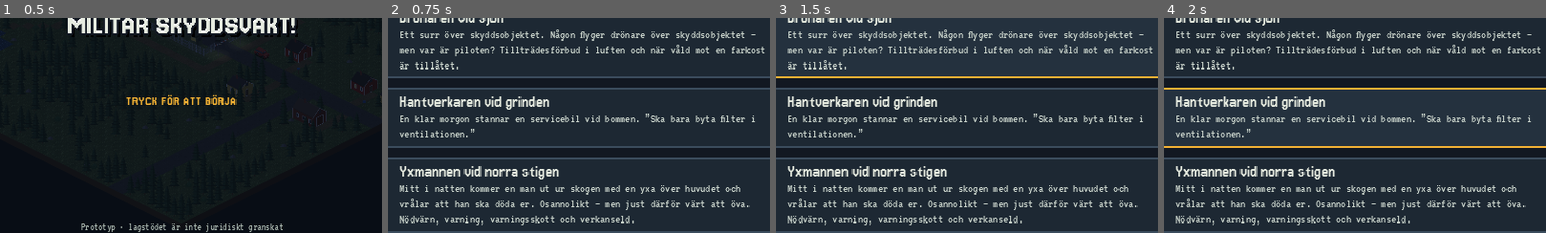
Above: before the commit, frames 1-4 (left to right).
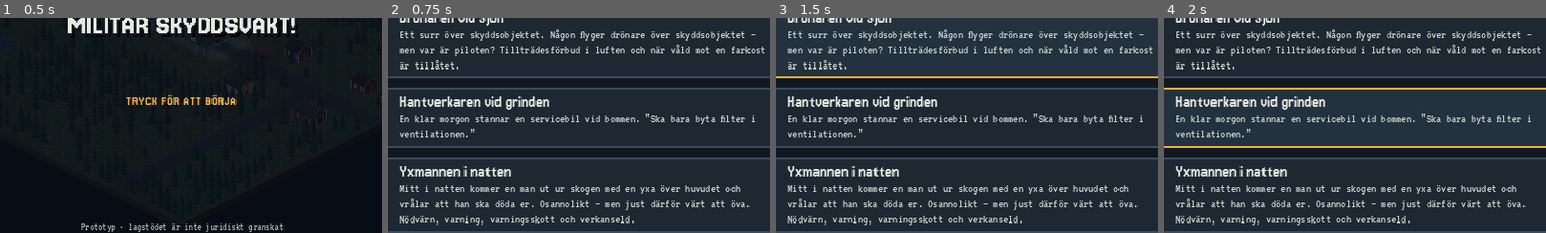
Above: after the commit, the same moments.

Repository: sulaco-hue/skyddsvakt
Game: Godot game, scene res://scenes/main.tscn
Same seed, same stepped clock (60 frames per second), same inputs: the game is played once before the commit and once after it.
Inputs (mouse positions are % of the whole screen's width and height, from its top left):
- Up to frame 1 (0.5 s): no input
- Up to frame 2 (0.75 s): tap Enter at 0.5 s; drag from (50, 50) to (60, 28) at 0.52 s
- Up to frame 3 (1.5 s): tap Space at 1.25 s; drag from (30, 55) to (45, 70) at 1.27 s
- Up to frame 4 (2 s): no input
The pictures show only the part of the screen within x 26-76%, y 48-98%; the shares and areas given below are measured in that part.

Frame 1 is identical in both runs. In frame 2, 0.7% of the frame differs, in the area x 19-45%, y 68-76%; in frame 3, 0.7%; in frame 4, 0.7%.

Commit message:
Yxmannen: fem slumpade startpunkter, reaktion på obefogat varningsskott, stön och blod vid träff; mobil kontaktruta
- Yxmannen kommer från norra stigen, västra stigen, sjöstigen, vägen söderifrån eller österifrån
- Varningsskott när han redan gett upp / ligger: han och tvåan reagerar (bedöms som utan lagstöd)
- Verkanseld: 'UHHH…' och blod i stället för 'KLONK'
- Mobil: litet porträtt från början, åtgärdsknapparna i egen rullbar spalt under porträttet

Co-Authored-By: Claude Opus 5.5 <noreply@anthropic.com>
Claude-Session: https://claude.ai/code/session_01PWrrRnAUGCDbWAToA7Kxse

Diff:
--- a/data/kartor/granasen.json
+++ b/data/kartor/granasen.json
@@ -84,6 +84,26 @@
   "kant_sydvast": [
    0,
    51
+  ],
+  "yx_nord": [
+   20,
+   1
+  ],
+  "yx_vast": [
+   1,
+   19
+  ],
+  "yx_sjo": [
+   13,
+   36
+  ],
+  "yx_syd": [
+   43,
+   50
+  ],
+  "yx_ost": [
+   51,
+   25
   ],
   "stig_nord": [
    21,
--- a/data/scenarier/yxmannen.json
+++ b/data/scenarier/yxmannen.json
@@ -1,6 +1,6 @@
 {
   "id": "yxmannen",
-  "namn": "Yxmannen vid norra stigen",
+  "namn": "Yxmannen i natten",
   "ingress": "Mitt i natten kommer en man ut ur skogen med en yxa över huvudet och vrålar att han ska döda er. Osannolikt – men just därför värt att öva. Nödvärn, varning, varningsskott och verkanseld.",
   "objekt": "Förråd Granåsen",
   "passtid": "01:00–05:00",
@@ -133,6 +133,13 @@
         "skarp",
         "ger_upp"
       ],
+      "startpunkter": [
+        "yx_nord",
+        "yx_vast",
+        "yx_sjo",
+        "yx_syd",
+        "yx_ost"
+      ],
       "fart": 30,
       "omvag_s": 0.8,
       "upptacks_avstand": 18,
@@ -159,8 +166,10 @@
       "svar_varningsskott": {
         "skarp": "JAG ÄR INTE RÄDD FÖR ER!"
       },
+      "svar_varningsskott_efter": "AAH! Vad fan gör du?! Jag har ju lagt ner den!",
       "kamrat_efter_verkanseld": "Han är nere! Jag tar yxan – larma sjukvård!",
       "kamrat_ger_upp": "Yxan ligger. Jag har honom. Händerna synliga!",
+      "kamrat_varningsskott_efter": "Va fan! Han hade ju gett upp – vad sköt du för?!",
       "kamrat_nadde_fram": "NER MED HONOM!",
       "missad_diskutera": "Det här kan inte missas – han går rakt mot er."
     }
@@ -171,7 +180,7 @@
     "fakta:motpart_overmannad": "man med yxa anföll och har brottats ner vid grinden, yxan omhändertagen",
     "fakta:motpart_gett_upp": "man som hotade att döda oss med yxa har gett upp, yxan ligger på marken, mannen under uppsikt",
     "fore": "inga avvikelser",
-    "efter": "man med yxa på väg mot grinden från norra stigen, hotar att döda oss"
+    "efter": "man med yxa på väg mot grinden, hotar att döda oss"
   },
   "radio": {
     "kommentar": "Trafik mellan andra enheter som följer händelserna. CQ ropar inte själv upp Grindposten. Krokar och villkor: scripts/core/radiotrafik.gd."
--- a/scripts/main.gd
+++ b/scripts/main.gd
@@ -11,6 +11,8 @@
 var _handelser_kvar: Array = []
 var _larm_npc := ""
 var _samtal_klara: Dictionary = {}
+## Startpunkten yxmannen kom från (för lägestexten).
+var _angripare_start := ""
 ## Dialogsteget där samtalet med varje person senast avslutades.
 var _senaste_nod: Dictionary = {}
 var _vantar_samtal := ""
@@ -612,6 +614,13 @@
 	if n == null:
 		return
 	_valj_variant(h)
+	# Varifrån han kommer slumpas bland startpunkterna.
+	var starter: Array = h.get("startpunkter", [])
+	if not starter.is_empty():
+		var sp := str(starter.pick_random())
+		n.cell = varld.punkt(sp)
+		n.stanna()
+		_angripare_start = sp
 	n.visible = true
 	n.hastighet = float(h.get("fart", 30))
 	n.vila_aktiv = false
@@ -766,6 +775,14 @@
 			var n := _angripare_nod()
 			n.stanna()
 			_angripare["omvag_t"] = 0.8
+	elif str(_angripare["lage"]) in ["gett_upp", "overmannad", "skjuten"]:
+		# Han har redan gett upp (eller ligger): skottet är obefogat, och det märks.
+		var hans := str(h.get("svar_varningsskott_efter", ""))
+		if hans != "":
+			get_tree().create_timer(0.8).timeout.connect(_angripare_sager.bind(hans))
+		var kam := str(h.get("kamrat_varningsskott_efter", ""))
+		if kam != "":
+			get_tree().create_timer(2.6).timeout.connect(_kamrat_sager.bind(kam))
 	_visa_angripar_knappar()
 
 
@@ -788,7 +805,13 @@
 	n.stanna()
 	n.vaxla_still = true
 	varld.byt_bilder(n, "yxman_ligger")
-	_tappa_yxa(n)
+	_tappa_yxa(n, false)
+	# Träffad: stön och blod (inget "klonk").
+	_blodstank(n)
+	var blod := varld.lagg_dekal("blod", n.cell)
+	blod.modulate.a = 0.0
+	create_tween().tween_property(blod, "modulate:a", 1.0, 1.5)
+	hud.visa_ljud(n, "UHHH…", 1.4, 4.0)
 	_angrepp_upphort({"motpart_skjuten": true})
 	get_tree().create_timer(1.4).timeout.connect(_kamrat_sager.bind(str(h.get("kamrat_efter_verkanseld", ""))))
 	radio.krok("motpart_skjuten")
@@ -830,8 +853,9 @@
 	_visa_angripar_knappar()
 
 
-func _tappa_yxa(n: Aktor) -> void:
-	hud.visa_ljud(n, "KLONK", 1.2, 4.0)
+func _tappa_yxa(n: Aktor, ljud := true) -> void:
+	if ljud:
+		hud.visa_ljud(n, "KLONK", 1.2, 4.0)
 	var c := n.cell + Vector2i(1, 0)
 	varld.lagg_foremal("yxa", c if varld.ar_fri(c) else n.cell)
 
--- a/scripts/ui/kontakt.gd
+++ b/scripts/ui/kontakt.gd
@@ -61,6 +61,8 @@
 var _motpart_rubrik: Label
 ## Efter första valet krymper porträttet så att dialogen får mer plats.
 var _krympt := false
+## Bredd på vänsterspalten (porträtt + åtgärdsknappar) i mobilläget.
+const VANSTER_KOMPAKT := 236
 var _tid_label: Label
 var _aktuella: Array = []
 var _slut := false
@@ -85,12 +87,12 @@
 	var marg := MarginContainer.new()
 	UiKit.helskarm(marg)
 	for s in ["margin_left", "margin_right"]:
-		marg.add_theme_constant_override(s, 32)
+		marg.add_theme_constant_override(s, 14 if UiKit.kompakt else 32)
 	for s in ["margin_top", "margin_bottom"]:
-		marg.add_theme_constant_override(s, 24)
+		marg.add_theme_constant_override(s, 10 if UiKit.kompakt else 24)
 	marg.mouse_filter = Control.MOUSE_FILTER_IGNORE
 	add_child(marg)
-	var kol := UiKit.vbox(20)
+	var kol := UiKit.vbox(10 if UiKit.kompakt else 20)
 	marg.add_child(kol)
 
 	# Lägesrad
@@ -101,16 +103,26 @@
 	_chips.mouse_filter = Control.MOUSE_FILTER_IGNORE
 	kol.add_child(_chips)
 
-	var mitt := UiKit.hbox(32)
+	var mitt := UiKit.hbox(14 if UiKit.kompakt else 32)
 	mitt.size_flags_vertical = Control.SIZE_EXPAND_FILL
 	kol.add_child(mitt)
 
 	# Motpart
 	var vanster := UiKit.vbox(12)
 	_vanster = vanster
-	var portr := 180 if UiKit.kompakt else 320
+	var portr := 88 if UiKit.kompakt else 320
 	vanster.custom_minimum_size = Vector2(portr + 6, 0)
-	mitt.add_child(vanster)
+	if UiKit.kompakt:
+		# Mobil: litet porträtt och åtgärdsknapparna under det, i en egen
+		# rullbar spalt – så att repliken och svaren får hela högersidan.
+		vanster.custom_minimum_size = Vector2(VANSTER_KOMPAKT, 0)
+		var vscroll := ScrollContainer.new()
+		vscroll.horizontal_scroll_mode = ScrollContainer.SCROLL_MODE_DISABLED
+		vscroll.custom_minimum_size = Vector2(VANSTER_KOMPAKT, 0)
+		mitt.add_child(vscroll)
+		vscroll.add_child(vanster)
+	else:
+		mitt.add_child(vanster)
 	var ram := UiKit.panel(UiKit.KANT2, Color("22303D"), 0, 0)
 	_portratt = TextureRect.new()
 	_portratt.custom_minimum_size = Vector2(portr, portr)
@@ -168,11 +180,12 @@
 	_alternativ_lista = UiKit.vbox(8)
 	hoger.add_child(_alternativ_lista)
 	_atgard_rubrik = UiKit.rubrik("ÅTGÄRDER", 14, UiKit.BARNSTEN)
-	hoger.add_child(_atgard_rubrik)
 	_atgard_rad = HFlowContainer.new()
-	_atgard_rad.add_theme_constant_override("h_separation", 8)
-	_atgard_rad.add_theme_constant_override("v_separation", 8)
-	hoger.add_child(_atgard_rad)
+	_atgard_rad.add_theme_constant_override("h_separation", 6 if UiKit.kompakt else 8)
+	_atgard_rad.add_theme_constant_override("v_separation", 6 if UiKit.kompakt else 8)
+	var atgard_hem: VBoxContainer = vanster if UiKit.kompakt else hoger
+	atgard_hem.add_child(_atgard_rubrik)
+	atgard_hem.add_child(_atgard_rad)
 
 	# Spelaren
 	var botten := UiKit.hbox(16)
@@ -225,9 +238,9 @@
 ## Litet porträtt (efter första valet): ger dialogen mer plats.
 func _satt_krympt(k: bool) -> void:
 	_krympt = k
-	var portr := (180 if UiKit.kompakt else 320) if not k else (88 if UiKit.kompakt else 150)
+	var portr := (88 if UiKit.kompakt else 320) if not k else (88 if UiKit.kompakt else 150)
 	_portratt.custom_minimum_size = Vector2(portr, portr)
-	_vanster.custom_minimum_size = Vector2(portr + 6, 0)
+	_vanster.custom_minimum_size = Vector2(VANSTER_KOMPAKT if UiKit.kompakt else portr + 6, 0)
 	_beskrivning.visible = not k
 	_stamning_etikett.visible = not k
 	_stamning_text.visible = not k
@@ -314,8 +327,8 @@
 		if Spel.debug:
 			etikett += "\n" + _spar(alt)
 		var b := UiKit.knapp(etikett, true, UiKit.BARNSTEN)
-		b.add_theme_font_size_override("font_size", 18 if UiKit.kompakt else 20)
-		b.custom_minimum_size = Vector2(0, 40)
+		b.add_theme_font_size_override("font_size", 15 if UiKit.kompakt else 20)
+		b.custom_minimum_size = Vector2(0, 34 if UiKit.kompakt else 40)
 		# Knappen tar inte emot tryck själv; omslaget släpper igenom dragningar
 		# till scrollningen och räknar bara ett "tryck" (släpp utan att dra) som val.
 		b.mouse_filter = Control.MOUSE_FILTER_IGNORE
@@ -329,8 +342,8 @@
 		_atgard_rad.add_child(omslag)
 	# Man kan alltid avsluta samtalet utan att välja något.
 	var avsluta := UiKit.knapp("Avsluta samtalet")
-	avsluta.add_theme_font_size_override("font_size", 18 if UiKit.kompakt else 20)
-	avsluta.custom_minimum_size = Vector2(0, 40)
+	avsluta.add_theme_font_size_override("font_size", 15 if UiKit.kompakt else 20)
+	avsluta.custom_minimum_size = Vector2(0, 34 if UiKit.kompakt else 40)
 	avsluta.pressed.connect(_stang)
 	_atgard_rad.add_child(avsluta)
 
--- a/tester/kontroll.gd
+++ b/tester/kontroll.gd
@@ -569,7 +569,7 @@
 	await _vanta(2)
 	if Spel.variant != variant:
 		_fel("fel variant: %s" % Spel.variant)
-	if not await _vanta_tills(func() -> bool: return "verkanseld" in main.hud.situationer()):
+	if not await _vanta_tills(func() -> bool: return "verkanseld" in main.hud.situationer(), 150.0):
 		_fel("situationsknapparna visades aldrig (avstånd %d)" % main.call("_avstand_angripare"))
 	else:
 		_ok("kamraten upptäcker yxmannen, knappar: %s (avstånd %d)" % [
@@ -587,7 +587,7 @@
 
 func _spela_yxmannen_ger_upp() -> void:
 	var main = await _starta_yxmannen("ger_upp")
-	await _vanta_tills(func() -> bool: return main.call("_avstand_angripare") <= 12)
+	await _vanta_tills(func() -> bool: return main.call("_avstand_angripare") <= 12, 150.0)
 	main.call("_halt_order")
 	if not await _vanta_tills(func() -> bool: return str(main._angripare.get("lage", "")) == "gett_upp", 10.0):
 		_fel("yxmannen gav inte upp efter halt-order")
@@ -617,11 +617,11 @@
 func _spela_yxmannen_skarp() -> void:
 	var main = await _starta_yxmannen("skarp")
 	main.call("_halt_order")
-	await _vanta_tills(func() -> bool: return main.call("_avstand_angripare") <= 5)
+	await _vanta_tills(func() -> bool: return main.call("_avstand_angripare") <= 5, 150.0)
 	main.call("_varningsskott")
 	if str(main._angripare.get("lage", "")) != "anfaller":
 		_fel("yxmannen slutade anfalla trots variant skarp")
-	await _vanta_tills(func() -> bool: return main.call("_avstand_angripare") <= 3)
+	await _vanta_tills(func() -> bool: return main.call("_avstand_angripare") <= 3, 150.0)
 	main.call("_verkanseld")
 	if str(main._angripare.get("lage", "")) != "skjuten":
 		_fel("yxmannen föll inte efter verkanseld")
@@ -669,7 +669,7 @@
 	main.call("_starta_pass")
 	await _vanta(3)
 	main.call("_forcera_handelse", "1")
-	if not await _vanta_tills(func() -> bool: return "verkanseld" in main.hud.situationer()):
+	if not await _vanta_tills(func() -> bool: return "verkanseld" in main.hud.situationer(), 150.0):
 		_fel("situationsknapparna visades aldrig i zombiescenariot")
 		main.queue_free()
 		return
